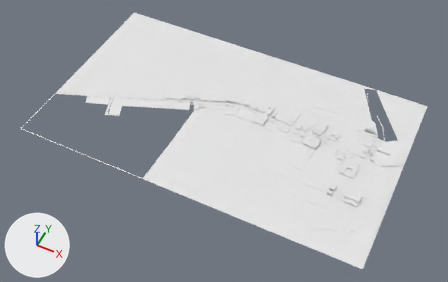
One commit to the FBX model Assets/Models/ButuanCity.fbx: the scene before it, then after it.
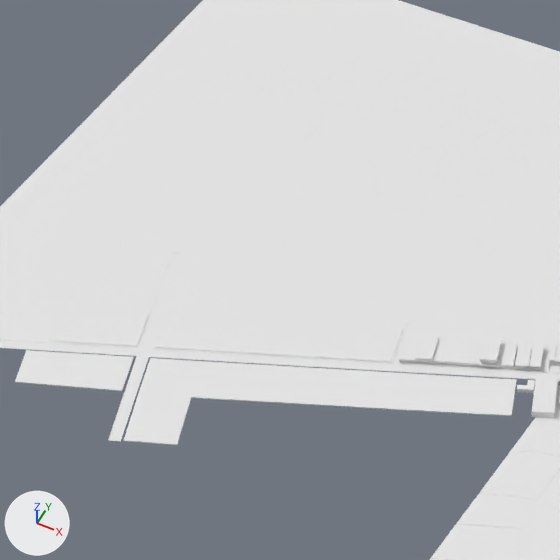
There are two pictures of each version: one whole from a 50 mm camera at (144.0, -466.0, 537.0) aimed at (-78.0, -22.0, -17.0), one close up on the part from 18% to 45% of the width and 8% to 50% of the height. The lights are fixed; the arrows at lower left show +X, +Y and +Z. Where no turn or scale is listed for an object, it has been applied to the vertices. Vertices at the same position are counted once.

The first close-up shows 'Block.060', 'Block.062', 'Block.063', 'Block.064', 'Block.065', 'Road'.
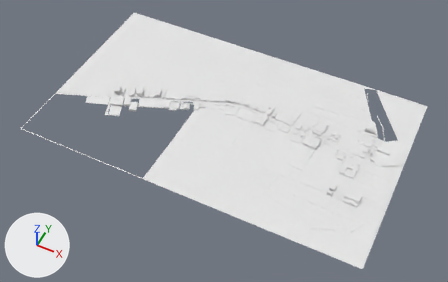
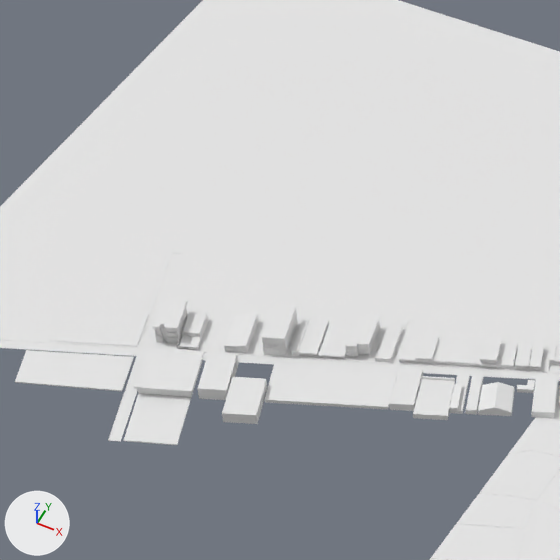
Commit message: Finished JC Aquino

Where the change shows, as pixel boxes [x1, y1, x2, y2] in the close-ups (560 x 560 px):
'Block.060', reshaped
    before: [124, 358, 560, 445]
    after: [124, 348, 560, 445]
'Block.063', reshaped (36% taller)
    before: [155, 316, 403, 362]
    after: [152, 299, 403, 362]
part 1 of me_cube_060, added
    after: [197, 352, 239, 400]
part 2 of me_cube_060, added
    after: [413, 376, 455, 420]
part 3 of me_cube_060, added
    after: [389, 367, 423, 411]
part 4 of me_cube_060, added
    after: [450, 374, 470, 414]
part 5 of me_cube_060, added
    after: [222, 377, 267, 424]
part 6 of me_cube_060, built on
    before: [137, 358, 517, 416]
    after: [134, 349, 515, 416]
part 7 of me_cube_063, added
    after: [262, 306, 298, 356]
part 8 of me_cube_063, added
    after: [345, 315, 380, 359]
part 9 of me_cube_063, added
    after: [318, 323, 353, 359]
part 10 of me_cube_063, added
    after: [292, 319, 329, 358]
part 11 of me_cube_063, added
    after: [179, 312, 208, 350]
part 12 of me_cube_063, added
    after: [224, 314, 258, 353]
part 13 of me_cube_063, built on
    before: [155, 317, 403, 362]
    after: [152, 300, 403, 362]

What changed in the scene script:
```text
Change me_cube_063:
    used by ob_block_063; location = (-183.1, -2.5, 0.0)
    remove me_cube_063.from_pydata(...)  # 8 vertices, 5 faces; spans x -46.6..15.1, y -26.6..8.3, z 0.0..0.3
    add me_cube_063.from_pydata(...)  # 682 vertices, 623 faces; spans x -47.1..15.1, y -25.2..8.3, z 0.0..6.2
    me_cube_063 part 7: a new loose piece of 135 vertices spanning x -19.6..-10.3, y -16.0..-2.3, z 0.0..6.2, in mat_lowpolymaterial (white #e7e7e7)
    me_cube_063 part 8: a new loose piece of 110 vertices spanning x 0.6..9.3, y -7.7..6.0, z 0.0..4.5, in mat_lowpolymaterial (white #e7e7e7)
    me_cube_063 part 9: a new loose piece of 72 vertices spanning x -6.1..3.7, y -10.8..3.5, z 0.0..1.2, in mat_lowpolymaterial (white #e7e7e7)
    me_cube_063 part 10: a new loose piece of 67 vertices spanning x -12.7..-2.8, y -13.3..0.8, z 0.0..1.9, in mat_lowpolymaterial (white #e7e7e7)
    me_cube_063 part 11: a new loose piece of 58 vertices spanning x -40.5..-32.0, y -24.2..-11.3, z 0.0..2.6, in mat_lowpolymaterial (white #e7e7e7)
    me_cube_063 part 12: a new loose piece of 28 vertices spanning x -29.3..-20.1, y -19.7..-6.1, z 0.0..2.7, in mat_lowpolymaterial (white #e7e7e7)
    me_cube_063 part 13: 2 vertices moved from x -46.6..-42.5, y -26.6..-15.7, z 0.3 to x -45.1..-44.0, y -15.1..-14.6, z 0.0; 3 vertices removed from x -42.5..15.1, y -26.6..8.3, z 0.0..0.3; 207 vertices added at x -47.1..15.1, y -25.2..8.3, z 0.0..6.1
Change me_cube_060:
    used by ob_block_060; location = (-118.4, 0.6, 0.0)
    remove me_cube_060.from_pydata(...)  # 389 vertices, 362 faces; spans x -106.1..3.3, y -61.7..6.0, z -0.1..2.0
    add me_cube_060.from_pydata(...)  # 1156 vertices, 1058 faces; spans x -107.0..3.3, y -61.7..6.0, z -0.1..3.6
    me_cube_060 part 1: a new loose piece of 246 vertices spanning x -91.6..-79.9, y -40.3..-24.9, z 0.0..3.6, in mat_lowpolymaterial (white #e7e7e7)
    me_cube_060 part 2: a new loose piece of 144 vertices spanning x -39.0..-26.2, y -21.9..-5.9, z 0.0..2.2, in mat_lowpolymaterial (white #e7e7e7)
    me_cube_060 part 3: a new loose piece of 107 vertices spanning x -45.6..-35.5, y -21.9..-7.0, z -0.1..2.1, in mat_lowpolymaterial (white #e7e7e7)
    me_cube_060 part 4: a new loose piece of 68 vertices spanning x -31.7..-24.0, y -16.1..-2.6, z -0.1..2.0, in mat_lowpolymaterial (white #e7e7e7)
    me_cube_060 part 5: a new loose piece of 36 vertices spanning x -81.6..-68.7, y -44.7..-29.1, z 0.0..3.2, in mat_lowpolymaterial (white #e7e7e7)
    me_cube_060 part 6: 2 vertices moved from x -93.5..-20.6, y -28.6..-13.4, z 0.2..0.3 to x -93.6..-20.6, y -28.7..-13.4, z 0.1..0.6; 7 vertices removed from x -106.1..-12.4, y -45.9..1.8, z 0.0..0.3; 173 vertices added at x -107.0..-12.4, y -46.8..-1.3, z -0.1..3.2
```
